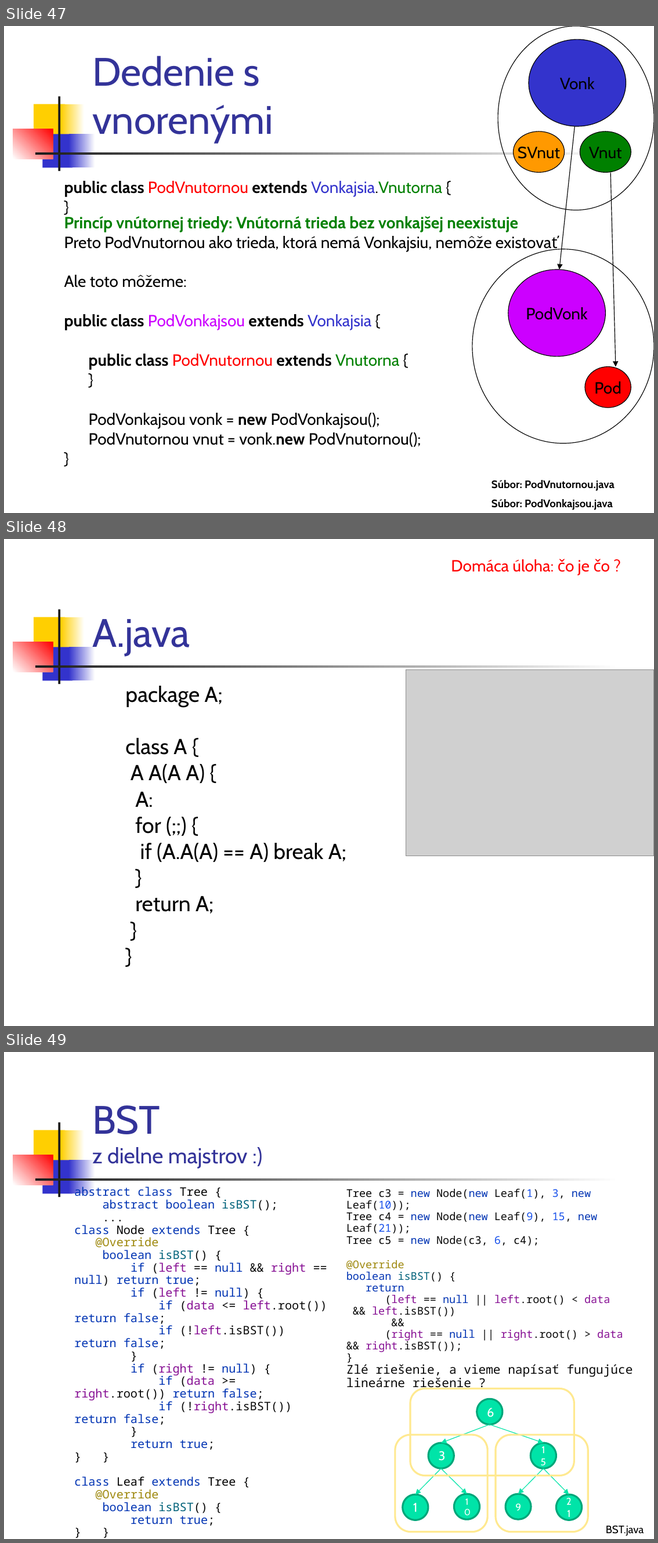
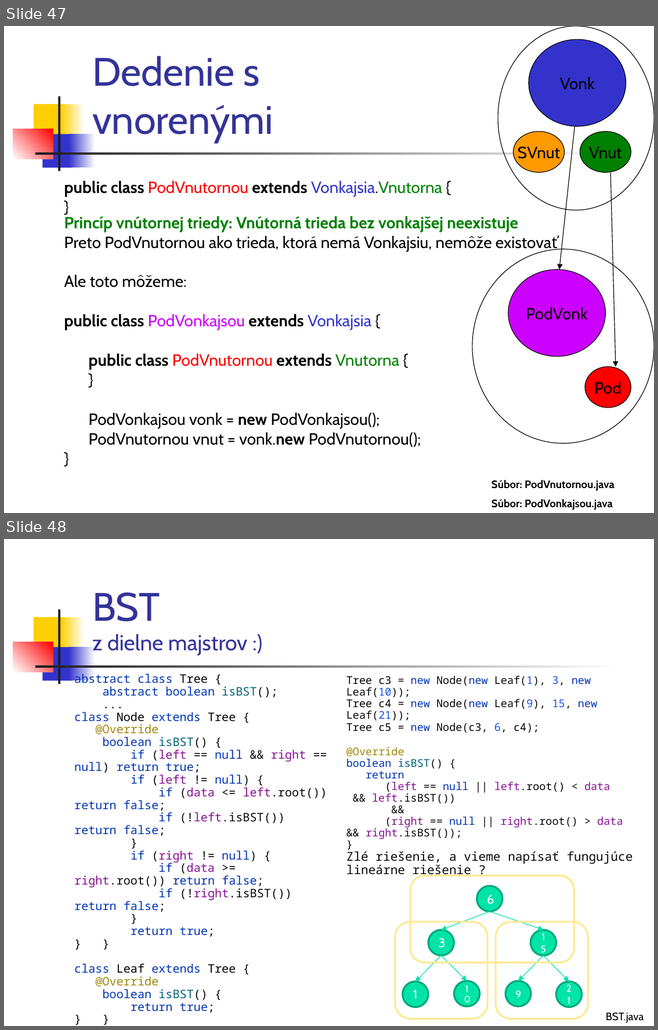
Before and after one commit to Programovanie4/Prednasky, a slide deck: 04/04_java.ppt. Shown one above the other, each under a label of ours: slides 47, 48 and 49 before the commit, slides 47 and 48 after it. The pictures are 658x1543 and 658x1030 pixels, drawn with LibreOffice and Linux fonts; fonts in the diff are those of the drawing; grey boxes stand for pictures. Boxes give left, top, right and bottom in pixels: in the first picture for what was removed or moved away, otherwise in the second. Text is boxed around its words. In the diff, an @@ line names an element or a change of style, - is before the commit and + after.

```diff
--- a/04/04_java.ppt
+++ b/04/04_java.ppt
@@ slide 48 removed at (4,539,654,1026), background #FFFFFF; not listed: 7 template elements that a slide beside it also shows @@
@@ text removed at (451,559,589,576) @@
-Domáca úloha: čo je čo ?
@@ title removed at (92,619,190,656) @@
-A.java
@@ picture removed at (405,670,654,856) @@
@@ text removed at (125,686,346,914) @@
-package A;
-class A {
-A A(A A) {
-A:
-for (;;) {
-if (A.A(A) == A) break A;
-}
-return A;
-}
-}
@@ what was slide 49 is now slide 48 @@
```
Also in this commit, not shown: 3 slides changed, 1 slide added, 1 other slide removed, 2 other files.
